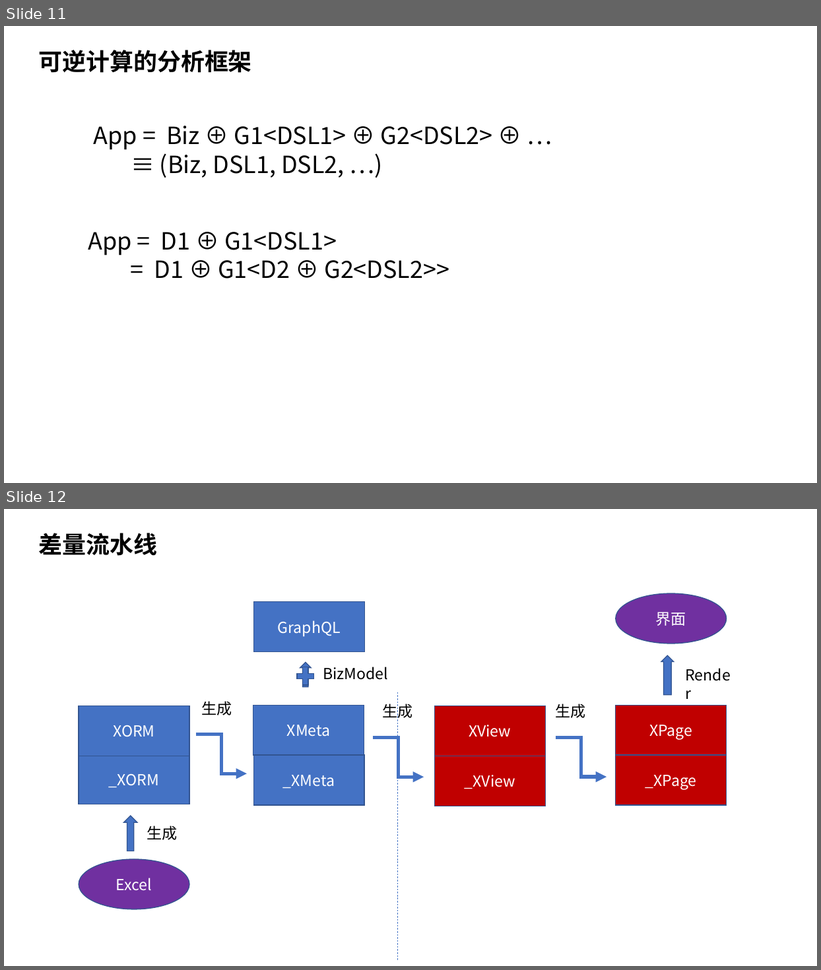
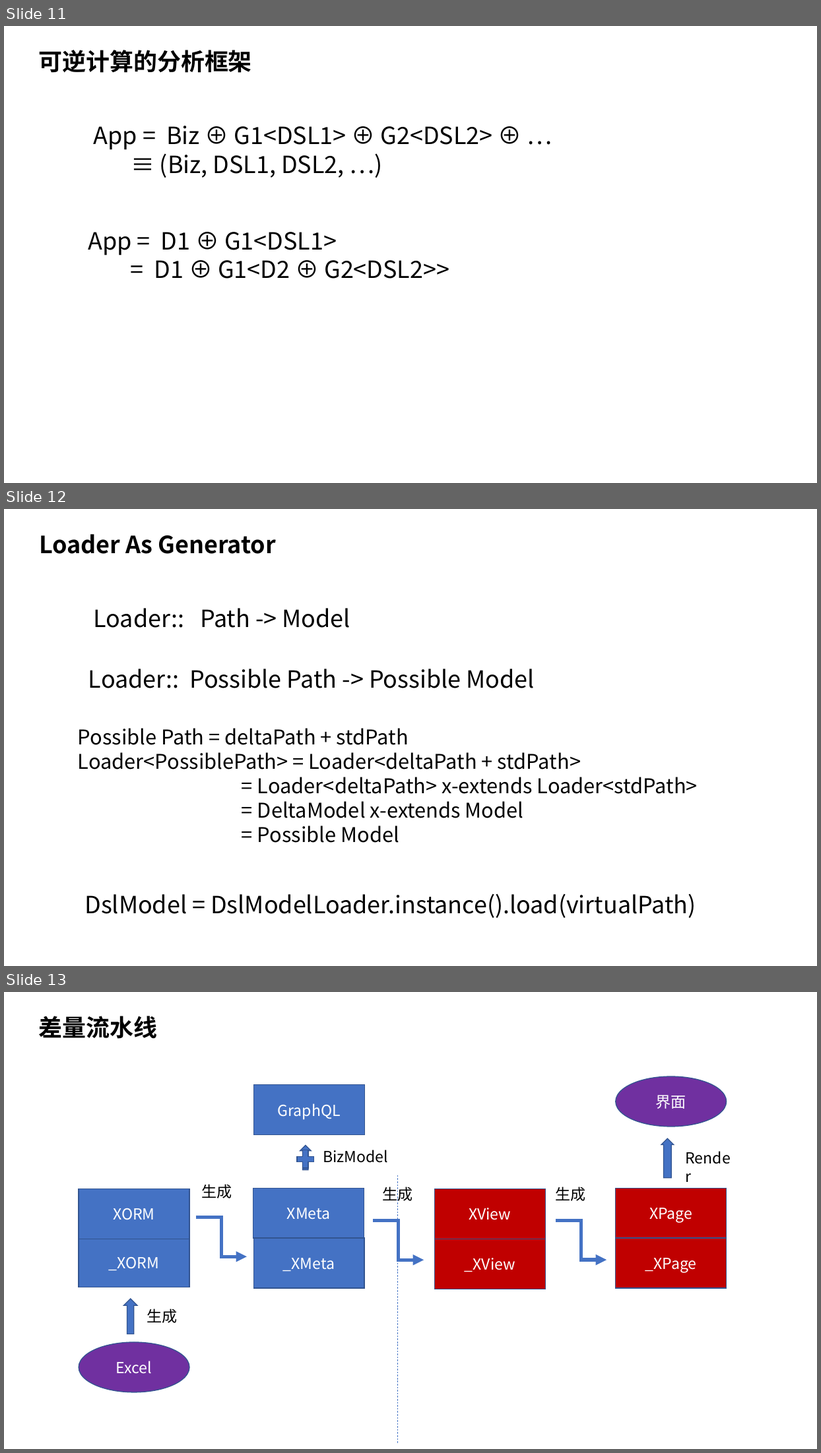
Before and after one commit to entropy-cloud/nop-entropy, a slide deck: docs/ppt/nop-platform.pptx. Shown one above the other, each under a label of ours: slides 11 and 12 before the commit, slides 11, 12 and 13 after it. The pictures are 821x970 and 821x1453 pixels, drawn with LibreOffice and Linux fonts; fonts in the diff are those of the drawing. Boxes give left, top, right and bottom in pixels: in the first picture for what was removed or moved away, otherwise in the second. Text is boxed around its words. In the diff, an @@ line names an element or a change of style, - is before the commit and + after.

```diff
--- a/docs/ppt/nop-platform.pptx
+++ b/docs/ppt/nop-platform.pptx
@@ slide 12 added at [4,509,817,966], background #FFFFFF @@
@@ text added at [39,534,276,554], 28 pt, text #000000, bold @@
+Loader As Generator
@@ text added at [94,608,350,628], 28 pt, text #000000 @@
+Loader:: Path -> Model
@@ text added at [88,669,534,689], 28 pt, text #000000 @@
+Loader:: Possible Path -> Possible Model
@@ text added at [78,728,698,843], 24 pt, text #000000 @@
+Possible Path = deltaPath + stdPath
+Loader<PossiblePath> = Loader<deltaPath + stdPath>
+= Loader<deltaPath> x-extends Loader<stdPath>
+= DeltaModel x-extends Model
+= Possible Model
@@ text added at [85,894,696,918], 28 pt, text #000000 @@
+DslModel = DslModelLoader.instance().load(virtualPath)
@@ what was slide 12 is now slide 13 @@
```
Also in this commit, not shown: 28 other files.
